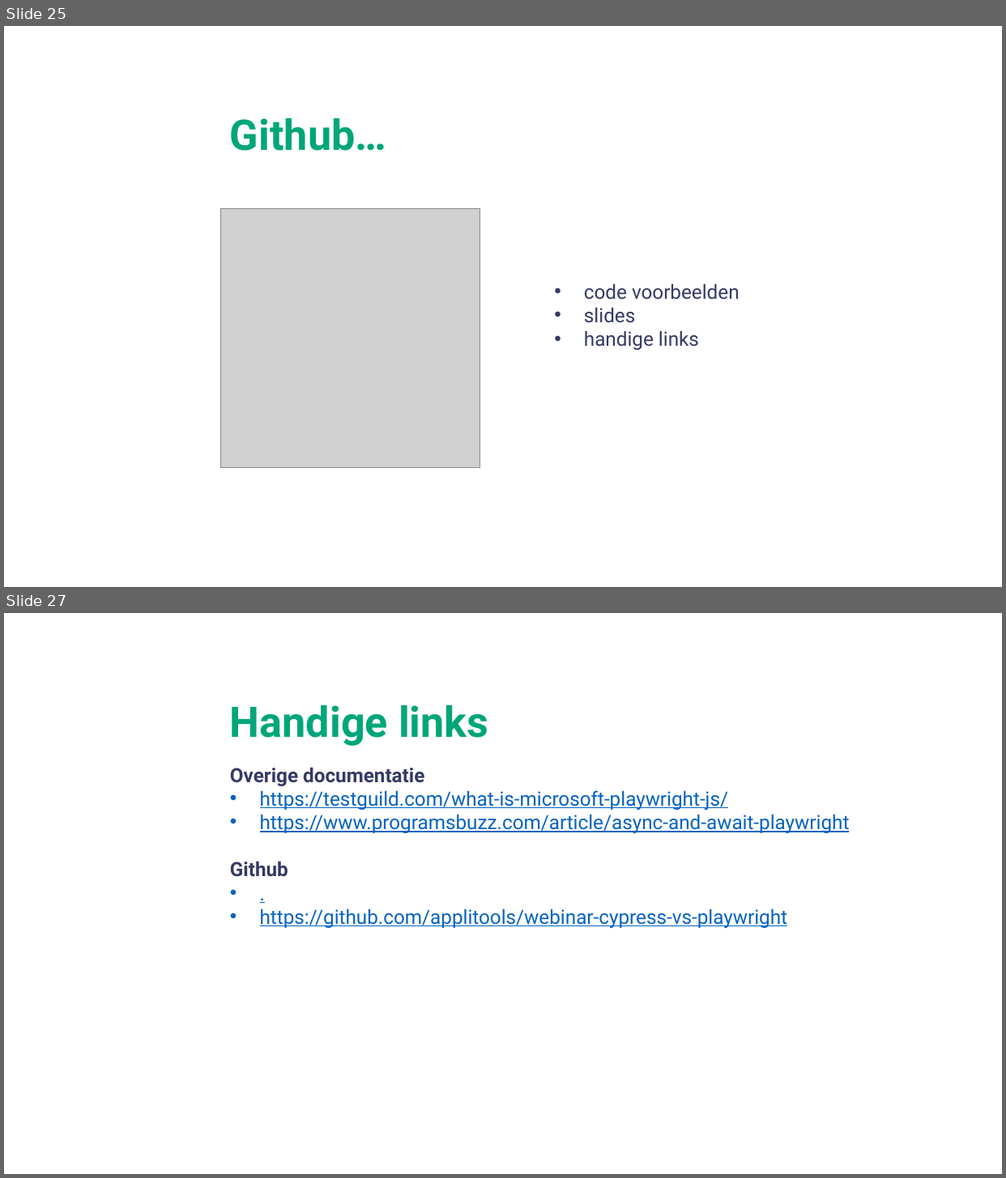
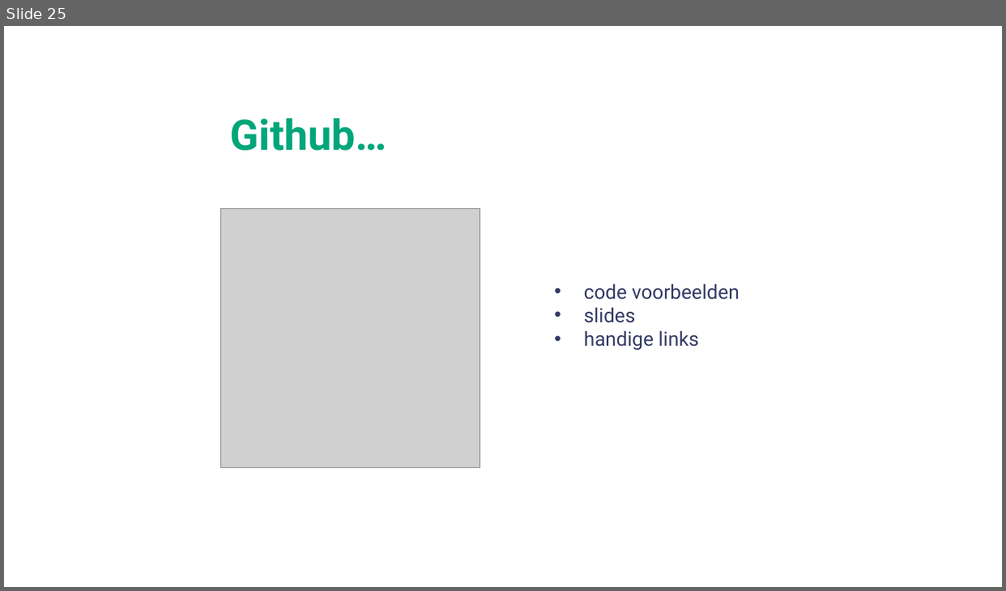
Before and after one commit to cmbos/TAcafe_Plawyright, a slide deck: Playwright.pptx. Shown one above the other, each under a label of ours: slides 25 and 27 before the commit, slide 25 after it; the slides between them are not shown. The pictures are 1006x1178 and 1006x591 pixels, drawn with LibreOffice and Linux fonts; fonts in the diff are those of the drawing; grey boxes stand for pictures; background and template pictures are left out. Boxes give left, top, right and bottom in pixels: in the first picture for what was removed or moved away, otherwise in the second. Text is boxed around its words. In the diff, an @@ line names an element or a change of style, - is before the commit and + after.

Commit message:
Fixed links

```diff
--- a/Playwright.pptx
+++ b/Playwright.pptx
@@ slide 27 removed at (x1=4, y1=613, x2=1002, y2=1174), background picture (left out) @@
@@ text removed at (x1=230, y1=705, x2=489, y2=746) @@
-Handige links
@@ text removed at (x1=230, y1=767, x2=850, y2=929) @@
-Overige documentatie
-• https://testguild.com/what-is-microsoft-playwright-js/
-• https://www.programsbuzz.com/article/async-and-await-playwright
-Github
-• .
-• https://github.com/applitools/webinar-cypress-vs-playwright
```
Also in this commit, not shown: 1 other slide removed.
